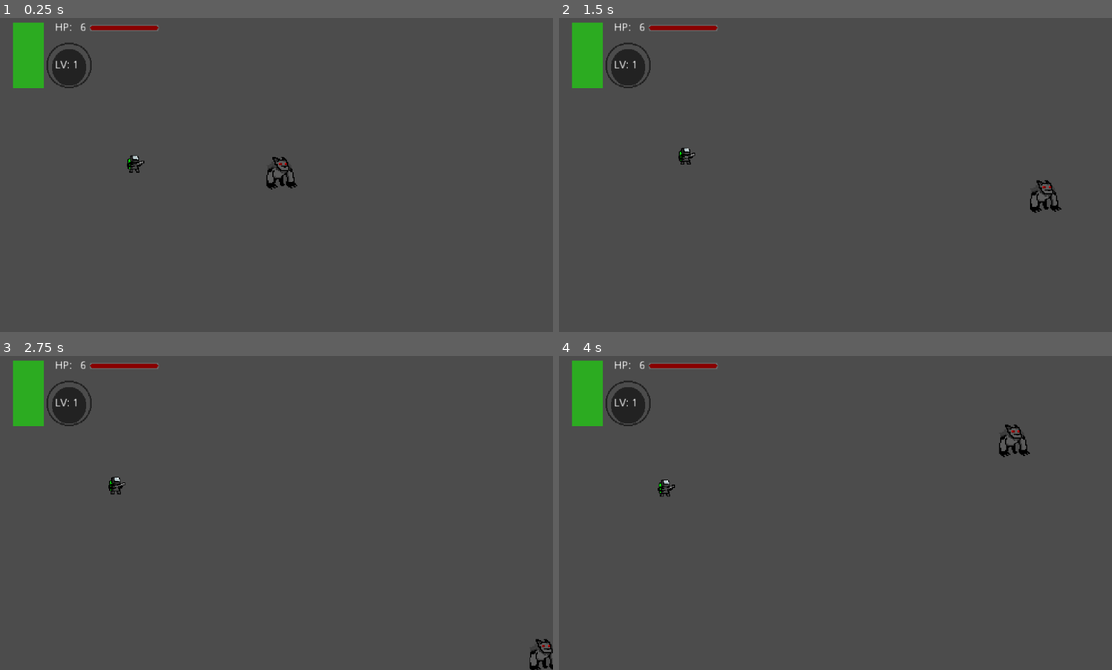
Above: before the commit, frames 1-4 (two rows, left to right).
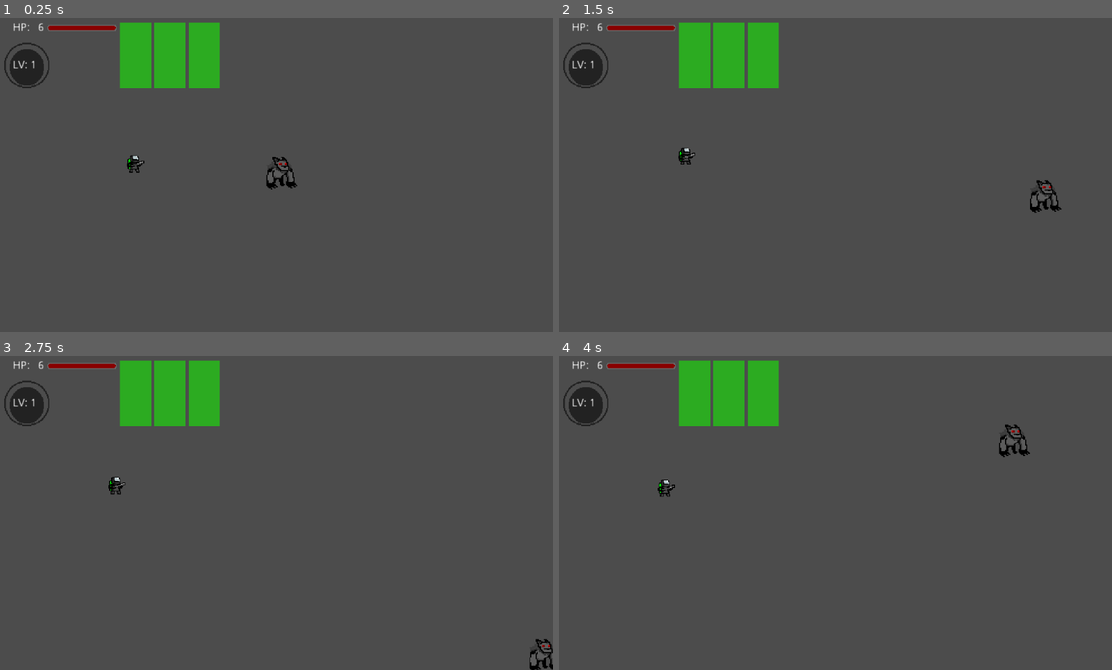
Above: after the commit, the same moments.

Repository: Grupo-DELU/codename-chiguirazo
Game: Godot game, scene res://Scenes/Main.tscn
Same seed, same stepped clock (60 frames per second), same inputs: the game is played once before the commit and once after it. The engine's default icon, where the game draws it, is replaced by a stand-in: a white triangle on a blue panel in a dark square.
Inputs (mouse positions are in pixels of both pictures, inside the frame that each line leads up to):
- Up to frame 1 (0.25 s): no input
- Up to frame 2 (1.5 s): move the mouse to (957, 153) at 0.52 s; hold Right (right) 0.53-1.28 s; click (957, 153) at 0.6 s; move the mouse to (724, 184) at 1.27 s; hold Down (down) from 1.28 s (still down); click (724, 184) at 1.35 s
- Up to frame 3 (2.75 s): move the mouse to (331, 434) at 2.02 s; release Down (down) at 2.03 s; hold Right (right) from 2.03 s (still down); click (331, 434) at 2.1 s
- Up to frame 4 (4 s): move the mouse to (807, 572) at 2.77 s; release Right (right) at 2.78 s; hold Up (up) 2.78-3.53 s; click (807, 572) at 2.85 s; move the mouse to (1001, 556) at 3.52 s; hold Left (left) from 3.53 s (still down); click (1001, 556) at 3.6 s

The runs differ from the first frame. In frame 1, 5.7% of the frame differs, in the area x 0-40%, y 1-23%; in frame 2, 5.7%; in frame 3, 5.7%; in frame 4, 5.7%.

Commit message:
2da skill montada

Diff:
--- /dev/null
+++ b/Scenes/BS_Wolf_Skill3.tscn
@@ -0,0 +1,5 @@
+[gd_scene load_steps=2 format=2]
+
+[ext_resource path="res://Scenes/Base_Skill.tscn" type="PackedScene" id=1]
+
+[node name="Skill" instance=ExtResource( 1 )]
--- a/Scenes/GUI.tscn
+++ b/Scenes/GUI.tscn
@@ -20,23 +20,9 @@
 margin_right = 1004.0
 margin_bottom = 104.0
 
-[node name="Skills" type="HBoxContainer" parent="HBoxContainer"]
-margin_right = 50.0
+[node name="Bars" type="VBoxContainer" parent="HBoxContainer"]
+margin_right = 133.0
 margin_bottom = 84.0
-rect_min_size = Vector2( 50, 84 )
-
-[node name="ColorRect" type="ColorRect" parent="HBoxContainer/Skills"]
-margin_right = 40.0
-margin_bottom = 84.0
-rect_min_size = Vector2( 40, 20 )
-color = Color( 0.172549, 0.670588, 0.129412, 1 )
-
-[node name="Bars" type="VBoxContainer" parent="HBoxContainer"]
-editor/display_folded = true
-margin_left = 54.0
-margin_right = 187.0
-margin_bottom = 84.0
-size_flags_horizontal = 2
 
 [node name="Health" parent="HBoxContainer/Bars" instance=ExtResource( 2 )]
 margin_left = 0.0
@@ -52,3 +38,29 @@
 margin_right = 47.0
 margin_bottom = 84.0
 size_flags_horizontal = 2
+
+[node name="Skills" type="HBoxContainer" parent="HBoxContainer"]
+margin_left = 137.0
+margin_right = 265.0
+margin_bottom = 84.0
+rect_min_size = Vector2( 50, 84 )
+
+[node name="Skill1" type="ColorRect" parent="HBoxContainer/Skills"]
+margin_right = 40.0
+margin_bottom = 84.0
+rect_min_size = Vector2( 40, 20 )
+color = Color( 0.172549, 0.670588, 0.129412, 1 )
+
+[node name="Skill2" type="ColorRect" parent="HBoxContainer/Skills"]
+margin_left = 44.0
+margin_right = 84.0
+margin_bottom = 84.0
+rect_min_size = Vector2( 40, 20 )
+color = Color( 0.172549, 0.670588, 0.129412, 1 )
+
+[node name="Skill3" type="ColorRect" parent="HBoxContainer/Skills"]
+margin_left = 88.0
+margin_right = 128.0
+margin_bottom = 84.0
+rect_min_size = Vector2( 40, 20 )
+color = Color( 0.172549, 0.670588, 0.129412, 1 )
--- a/Scripts/Attack/BP_pl_attack.gd
+++ b/Scripts/Attack/BP_pl_attack.gd
@@ -42,13 +42,14 @@
 	for input in skills.keys():
 		if Input.is_action_pressed(input):
 			if skills[input] != null:
-				print("skill exists")
+
 				if skills[input].can_use:
 					skills[input].Use_skill()
 
 func Register_skill(skill :Node2D) -> void:
 	skill_count +=1
 	skill.name = "Skill"+str(skill_count)
+	skill.index = skill_count
 
 	match skill_count:
 		1: skills["skill1"] = $"Skill1"
--- a/Scripts/BP_base_player.gd
+++ b/Scripts/BP_base_player.gd
@@ -11,7 +11,7 @@
 var xp_required :float = 5.0
 
 signal xp_add(body)
-signal skill_used(body)
+signal skill_used(body,id)
 
 func _ready():
 	update_stats()
@@ -22,7 +22,7 @@
 
 	#Attack.get_node("STimer").wait_time = skill_cooldown
 	Attack.Set_skill_cooldown("Skill1", skill_cooldown)
-	      #hacer una sola función para los cooldowns de todas las skills???
+		  #hacer una sola función para los cooldowns de todas las skills???
 
 func Player_take_damage(damage :float) ->void:   #Para ducktyping xd
 	$"Health".Take_damage(damage)
--- a/Scripts/BS_base_skill.gd
+++ b/Scripts/BS_base_skill.gd
@@ -6,8 +6,12 @@
 var cooldown :float = 1.5
 var can_use :bool = true
 
+var player :Node2D
+var first_sk_use :bool = true
+
 #Skill properties
 var is_prolongated :bool = false
+var index :int
 
 #Nodes
 onready var STimer :Timer= get_node("SkillTimer")
@@ -21,3 +25,9 @@
 
 func _on_SkillTimer_timeout():
 	can_use = true
+
+func Skill_used_signal() -> void:
+	if first_sk_use:
+		player = Manager.Player
+		first_sk_use = false
+	player.emit_signal("skill_used",player,index)
--- a/Scripts/GUI_signal_hub.gd
+++ b/Scripts/GUI_signal_hub.gd
@@ -5,11 +5,11 @@
 onready var hp_counter : NinePatchRect = hp_bar.get_node("Counter/Background")
 onready var hp_progress_bar: TextureProgress = hp_bar.get_node("ProgressBar")
 
-onready var exp_bar : HBoxContainer= $"HBoxContainer/Bars/Experience"
-onready var xp_counter : NinePatchRect = exp_bar.get_node("Counter/Background")
-onready var xp_progress_bar: TextureProgress = exp_bar.get_node("ProgressBar")
+onready var exp_bar :HBoxContainer= $"HBoxContainer/Bars/Experience"
+onready var xp_counter :NinePatchRect = exp_bar.get_node("Counter/Background")
+onready var xp_progress_bar :TextureProgress = exp_bar.get_node("ProgressBar")
 
-onready var skill_visual1 : ColorRect = $"HBoxContainer/Skills/ColorRect"
+onready var skill_visuals :HBoxContainer = $"HBoxContainer/Skills"
 
 
 #A lot of colors to see
@@ -40,15 +40,22 @@
 	#update healthbar#
 	hp_progress_bar.value = max(0,health)
 
-func Skill_feedback(player : KinematicBody2D) ->void:
+func Skill_feedback(player : KinematicBody2D, id :int) ->void:
 	var pAttack :Node = player.Attack  #Nodo de ataque
-	var skill : Node = pAttack.get_node("Skill1") #Cada skill tendrá su icono en laGUI
-	#Cada skill deberia emitir su propia señal ???
+	var skill_name = "Skill"+str(id)
+
+	var skill : Node = pAttack.get_node(skill_name) #Cada skill tendrá su icono en laGUI
+	var skill_visual = skill_visuals.get_node(skill_name) #Los iconos de las skills tienen los mismos nombres de las skills
 	var cooldown_timer : Node = skill.get_node("SkillTimer")  #Señal cuando el cooldown acaba
 
-	skill_visual1.color = skill_in_use #Se usó la skill
+
 	if skill.is_prolongated: #casos particulares donde la skill no en insrantanea
+		skill_visual.color = skill_in_use #Se usó la skill
 		yield(skill,"b_finished")         #Se termino la skill
-		skill_visual1.color = skill_in_cooldown
+		skill_visual.color = skill_in_cooldown
+	else:
+		skill_visual.color = skill_in_cooldown
+
+
 	yield(cooldown_timer,"timeout") #Se acaba el cooldown y el rectangulo vuelve a su color original
-	skill_visual1.color = skill_usable
+	skill_visual.color = skill_usable
--- a/Scripts/WS_dash.gd
+++ b/Scripts/WS_dash.gd
@@ -5,9 +5,8 @@
 var dash_speed :float
 var direction :Vector2
 
-var first_use: bool = true #Para inicializar ciertos nodos l primera vez que se usa la skill
 var prev_mspd :float #Se cambiará la vlocidad máxima, esto es para recuperarla
-var wolfie :Node2D #estos son los nodos
+#estos son los nodos
 var wolf_mov :Node2D
 var pre_dash :Vector2  #posición al empezar el dash
 
@@ -17,11 +16,9 @@
 
 func Use_skill() -> void:
 	#Player
-	#can_use = false
-	if first_use:
-		wolfie = Manager.Player
-		wolf_mov = wolfie.Movement
-		first_use = false
+	Skill_used_signal()
+	if wolf_mov == null: wolf_mov = player.Movement
+	can_use = false
 
 	#distance and duration are set, calculate the speed
 	dash_speed = dash_distance/dash_duration *10
--- a/Scripts/WS_stat_buff.gd
+++ b/Scripts/WS_stat_buff.gd
@@ -11,28 +11,27 @@
 
 func Use_skill() -> void: #L1: BUFF
 
-	var wolfie :KinematicBody2D = Manager.Player #El jugador
+	Skill_used_signal()
 
-	wolfie.emit_signal("skill_used",wolfie)
 	can_use = false
 
 	 #La skill es un buff a estas 3 stats
-	var w_damage = wolfie.damage
-	var w_defense = wolfie.defense
-	var w_speed = wolfie.max_speed
-	wolfie.buffed = true
+	var w_damage = player.damage
+	var w_defense = player.defense
+	var w_speed = player.max_speed
+	player.buffed = true
 
-	wolfie.Damage_change(w_damage * m_buff)
-	wolfie.Defense_change(w_defense * m_buff)
-	wolfie.Speed_change(w_speed * m_buff)
+	player.Damage_change(w_damage * m_buff)
+	player.Defense_change(w_defense * m_buff)
+	player.Speed_change(w_speed * m_buff)
 
 	Buff_duration.start()
 	yield(Buff_duration,"timeout")  #El buff es temporal (se deshace luegode un tiempo)
 
-	wolfie.Damage_change(w_damage)
-	wolfie.Defense_change(w_defense)
-	wolfie.Speed_change(w_speed)
+	player.Damage_change(w_damage)
+	player.Defense_change(w_defense)
+	player.Speed_change(w_speed)
 	emit_signal("b_finished")
-	wolfie.buffed = false
+	player.buffed = false
 
 	.Use_skill()  # espera al cooldown para poder usar la skill de nuevo
--- a/project.godot
+++ b/project.godot
@@ -124,18 +124,17 @@
 }
 skill1={
 "deadzone": 0.5,
-"events": [ Object(InputEventKey,"resource_local_to_scene":false,"resource_name":"","device":0,"alt":false,"shift":false,"control":false,"meta":false,"command":false,"pressed":false,"scancode":32,"unicode":0,"echo":false,"script":null)
-, Object(InputEventMouseButton,"resource_local_to_scene":false,"resource_name":"","device":0,"alt":false,"shift":false,"control":false,"meta":false,"command":false,"button_mask":0,"position":Vector2( 0, 0 ),"global_position":Vector2( 0, 0 ),"factor":1.0,"button_index":2,"pressed":false,"doubleclick":false,"script":null)
+"events": [ Object(InputEventMouseButton,"resource_local_to_scene":false,"resource_name":"","device":0,"alt":false,"shift":false,"control":false,"meta":false,"command":false,"button_mask":0,"position":Vector2( 0, 0 ),"global_position":Vector2( 0, 0 ),"factor":1.0,"button_index":2,"pressed":false,"doubleclick":false,"script":null)
  ]
 }
 skill2={
 "deadzone": 0.5,
-"events": [ Object(InputEventKey,"resource_local_to_scene":false,"resource_name":"","device":0,"alt":false,"shift":false,"control":false,"meta":false,"command":false,"pressed":false,"scancode":81,"unicode":0,"echo":false,"script":null)
+"events": [ Object(InputEventKey,"resource_local_to_scene":false,"resource_name":"","device":0,"alt":false,"shift":false,"control":false,"meta":false,"command":false,"pressed":false,"scancode":32,"unicode":0,"echo":false,"script":null)
  ]
 }
 skill3={
 "deadzone": 0.5,
-"events": [ Object(InputEventKey,"resource_local_to_scene":false,"resource_name":"","device":0,"alt":false,"shift":false,"control":false,"meta":false,"command":false,"pressed":false,"scancode":69,"unicode":0,"echo":false,"script":null)
+"events": [ Object(InputEventKey,"resource_local_to_scene":false,"resource_name":"","device":0,"alt":false,"shift":false,"control":false,"meta":false,"command":false,"pressed":false,"scancode":16777237,"unicode":0,"echo":false,"script":null)
  ]
 }
 
Not shown, added: Sprites/NewSprites/anotherenergyball.png.import
Not shown, added: Sprites/NewSprites/anotherskills.png.import
Not shown, added: Sprites/NewSprites/anotherxp.png.import
Not shown, added: Sprites/NewSprites/anotherxp_1.png.import
Not shown, added: Sprites/NewSprites/beam/beam0.png.import
Not shown, added: Sprites/NewSprites/beam/beam1.png.import
Not shown, added: Sprites/NewSprites/beam/beam2.png.import
Not shown, added: Sprites/NewSprites/beam/beam3.png.import
Not shown, added: Sprites/NewSprites/beam/beam4.png.import
Not shown, added: Sprites/NewSprites/beam/beam5.png.import
Not shown, added: Sprites/NewSprites/beam/beam6.png.import
Not shown, added: Sprites/NewSprites/beam/beam7.png.import
(and 11 more such lines)
